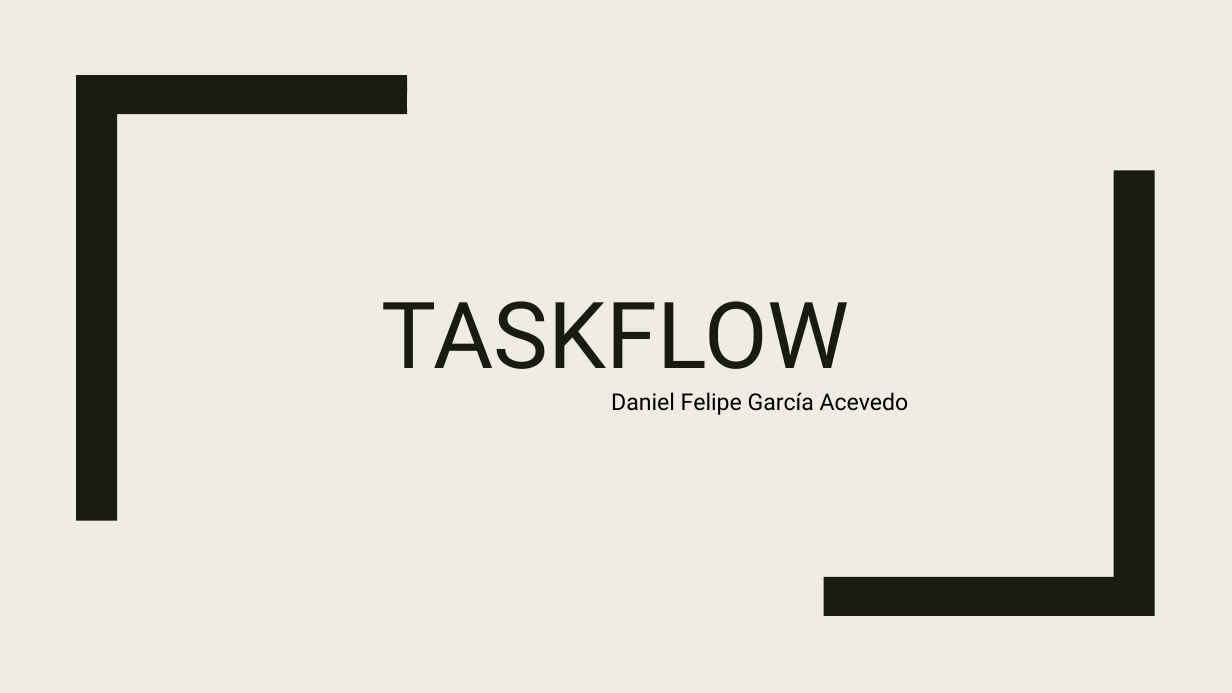
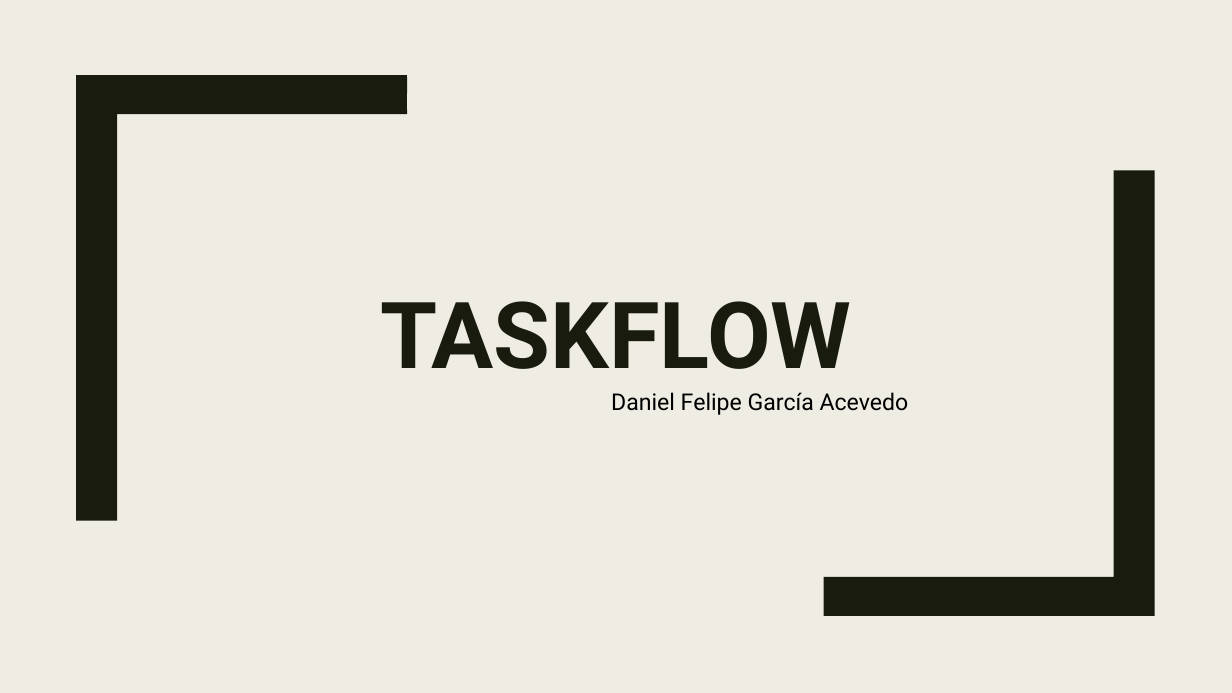
Before and after one commit to Jucer74/SoftwareArchitecture, a slide deck: slide 1 of Project/Context/taskflow.contex.pptx. Drawn at 1232x693 pixels with LibreOffice and Linux fonts; fonts in the diff are those of the drawing. Boxes give left, top, right and bottom in pixels: in the first picture for what was removed or moved away, otherwise in the second. Text is boxed around its words. In the diff, an @@ line names an element or a change of style, - is before the commit and + after.

```diff
--- a/Project/Context/taskflow.contex.pptx
+++ b/Project/Context/taskflow.contex.pptx
@@ title "TASKFLOW" at (380,301,852,369): bold on @@
```
Also in this commit, not shown: 1 other slide changed, 8 slides added.
